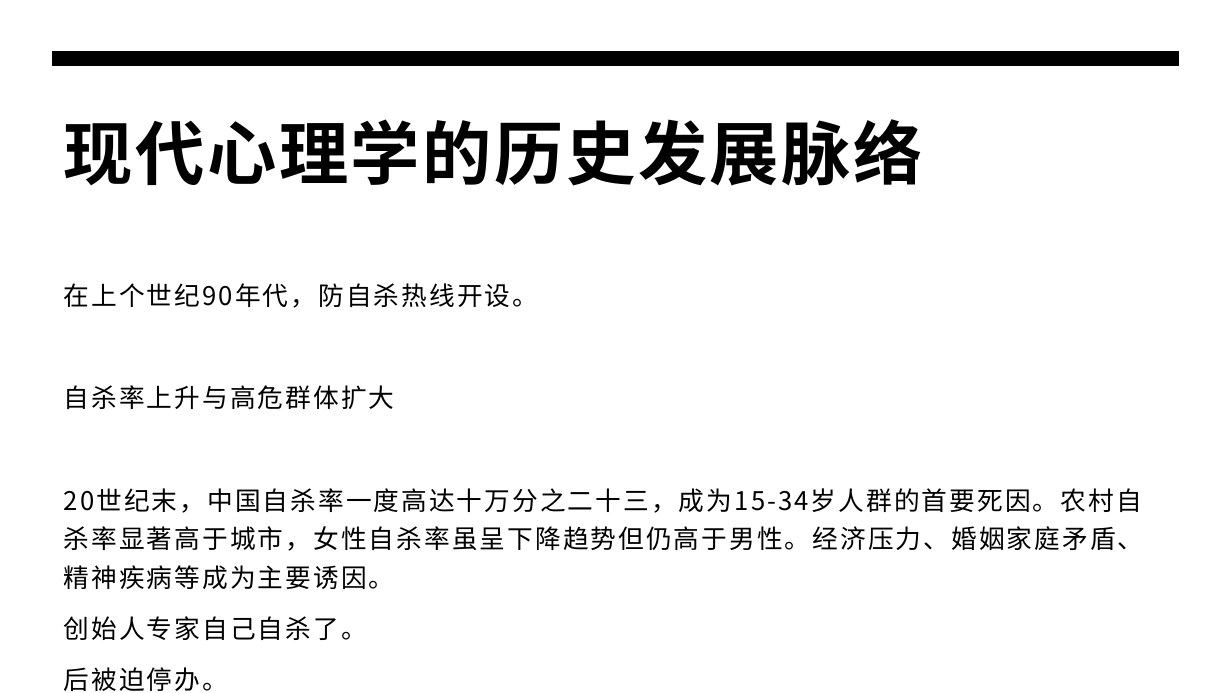
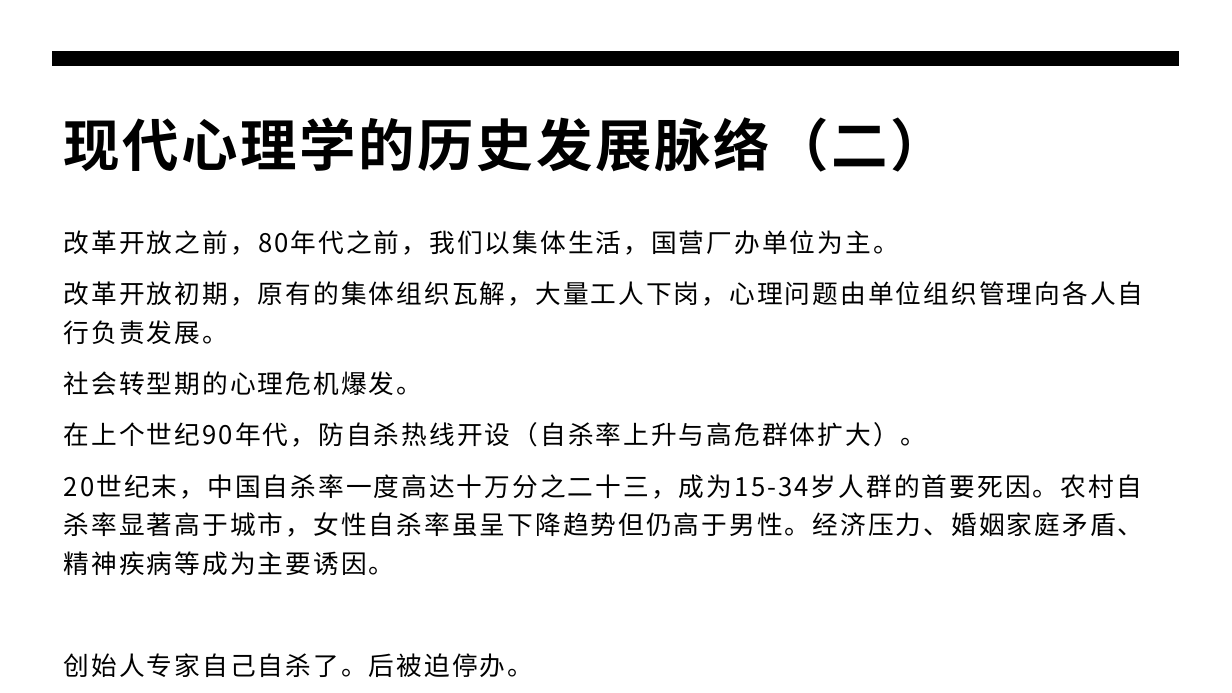
Before and after one commit to panxibei/writing, a slide deck: slide 3 of 44_心理学/24_浥尘伙伴社团原创：浥尘智慧家长课堂/智慧家长课堂.pptx. Drawn at 1232x693 pixels with LibreOffice and Linux fonts; fonts in the diff are those of the drawing. Boxes give left, top, right and bottom in pixels: in the first picture for what was removed or moved away, otherwise in the second. Text is boxed around its words. In the diff, an @@ line names an element or a change of style, - is before the commit and + after.

```diff
--- a/44_心理学/24_浥尘伙伴社团原创：浥尘智慧家长课堂/智慧家长课堂.pptx
+++ b/44_心理学/24_浥尘伙伴社团原创：浥尘智慧家长课堂/智慧家长课堂.pptx
@@ title at (x1=64, y1=117, x2=947, y2=172): text changed; size 54 to 44 pt @@
-现代心理学的历史发展脉络
+现代心理学的历史发展脉络（二）
@@ text "改革开放之前，80年代之前，我们以集体生活，国营厂办单位为主。" moved from (x1=64, y1=283, x2=1144, y2=640) to (x1=64, y1=230, x2=1144, y2=677) @@
@@ text at (x1=64, y1=230, x2=1144, y2=447): text changed @@
-在上个世纪90年代，防自杀热线开设。
-自杀率上升与高危群体扩大
+改革开放之前，80年代之前，我们以集体生活，国营厂办单位为主。
+改革开放初期，原有的集体组织瓦解，大量工人下岗，心理问题由单位组织管理向各人自行负责发展。
+社会转型期的心理危机爆发。
+在上个世纪90年代，防自杀热线开设（自杀率上升与高危群体扩大）。
@@ text at (x1=64, y1=653, x2=533, y2=677): text changed @@
-创始人专家自己自杀了。
-后被迫停办。
+创始人专家自己自杀了。后被迫停办。
```
Also in this commit, not shown: 24 other slides changed, 6 slides added, 3 slides removed, 1 other file.
